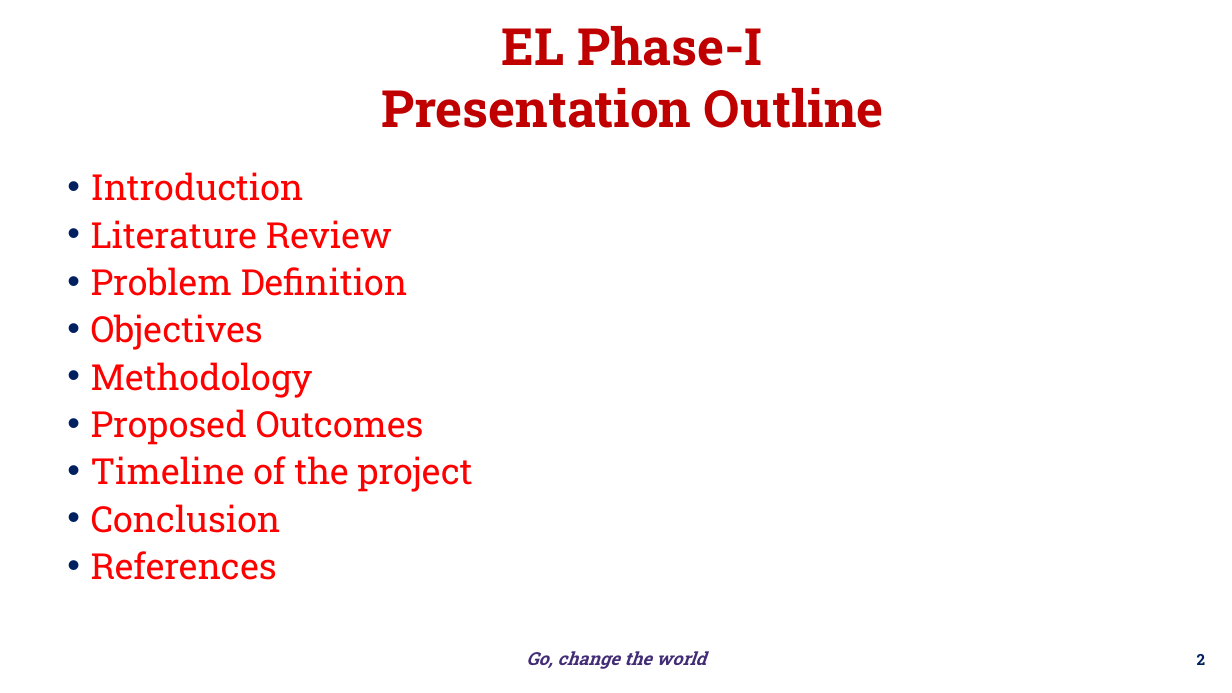
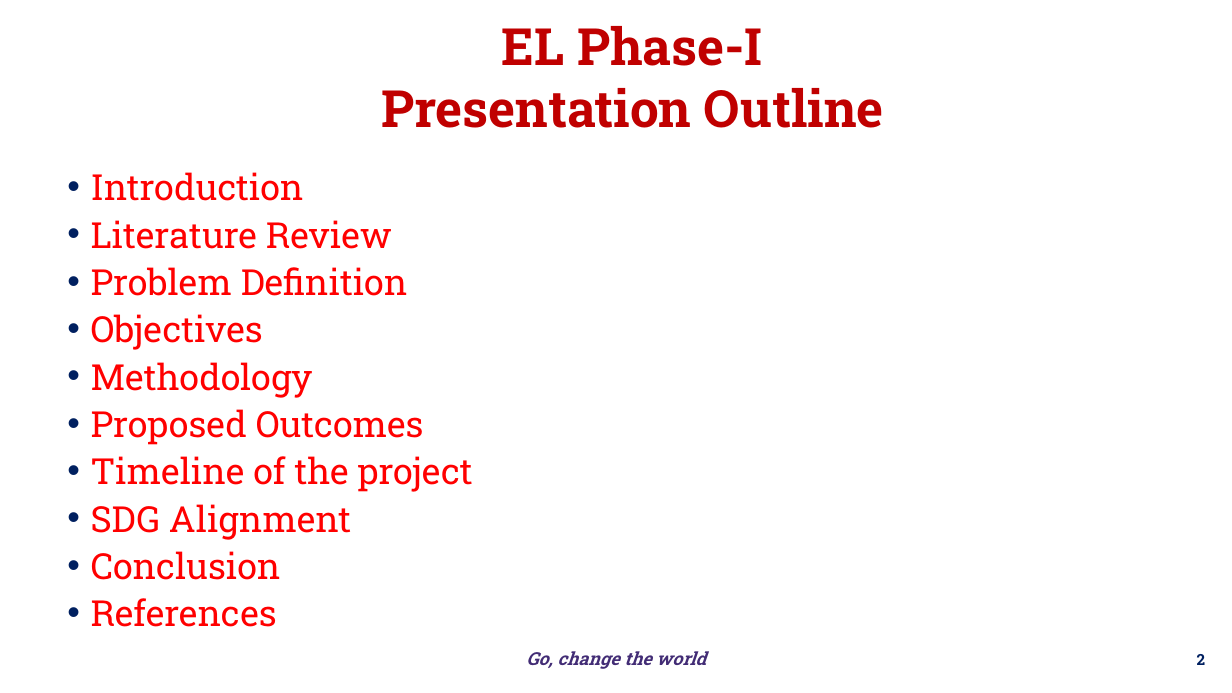
Before and after one commit to bnsama29-cloud/wildfire-estimation-evs, a slide deck: slide 2 of docs/EL_Phase1_Wildfire.pptx. Drawn at 1232x693 pixels with LibreOffice and Linux fonts; fonts in the diff are those of the drawing; background and template pictures are left out. Boxes give left, top, right and bottom in pixels: in the first picture for what was removed or moved away, otherwise in the second. Text is boxed around its words. In the diff, an @@ line names an element or a change of style, - is before the commit and + after.

```diff
--- a/docs/EL_Phase1_Wildfire.pptx
+++ b/docs/EL_Phase1_Wildfire.pptx
@@ text at [91,504,351,540]: paragraph added @@
+• SDG Alignment
```
Also in this commit, not shown: 4 other slides changed, 2 slides added, 3 other files.
